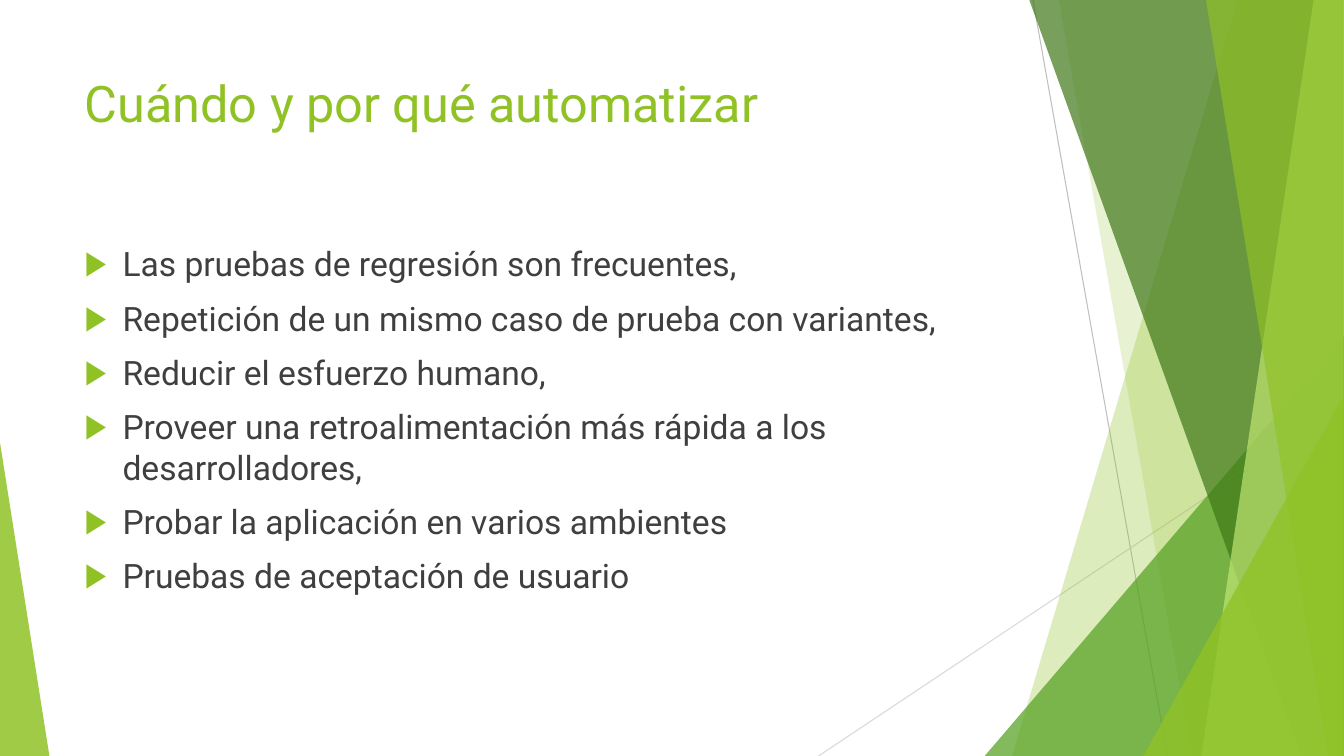
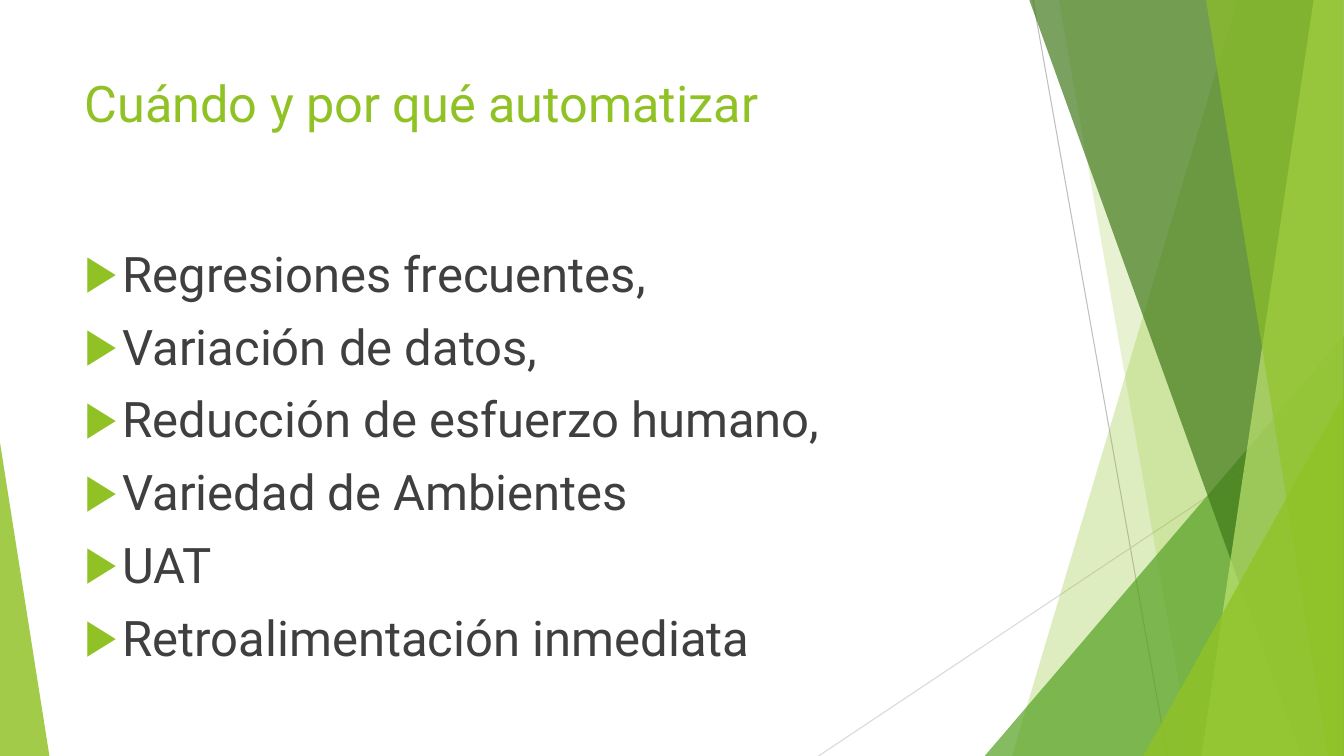
Before and after one commit to jomarnavarro/intro_automation, a slide deck: slide 5 of presentaciones/Selenium, Modulo 1.pptx. Drawn at 1344x756 pixels with LibreOffice and Linux fonts; fonts in the diff are those of the drawing. Boxes give left, top, right and bottom in pixels: in the first picture for what was removed or moved away, otherwise in the second. Text is boxed around its words. In the diff, an @@ line names an element or a change of style, - is before the commit and + after.

```diff
--- a/presentaciones/Selenium, Modulo 1.pptx
+++ b/presentaciones/Selenium, Modulo 1.pptx
@@ text at [123, 254, 819, 657]: text changed; size 24 to 35 pt @@
-▶ Las pruebas de regresión son frecuentes,
-▶ Repetición de un mismo caso de prueba con variantes,
-▶ Reducir el esfuerzo humano,
-▶ Proveer una retroalimentación más rápida a los desarrolladores,
-▶ Probar la aplicación en varios ambientes
-▶ Pruebas de aceptación de usuario
+▶ Regresiones frecuentes,
+▶ Variación de datos,
+▶ Reducción de esfuerzo humano,
+▶ Variedad de Ambientes
+▶ UAT
+▶ Retroalimentación inmediata
```
Also in this commit, not shown: 26 other slides changed, 14 slides removed, 18 other files.
